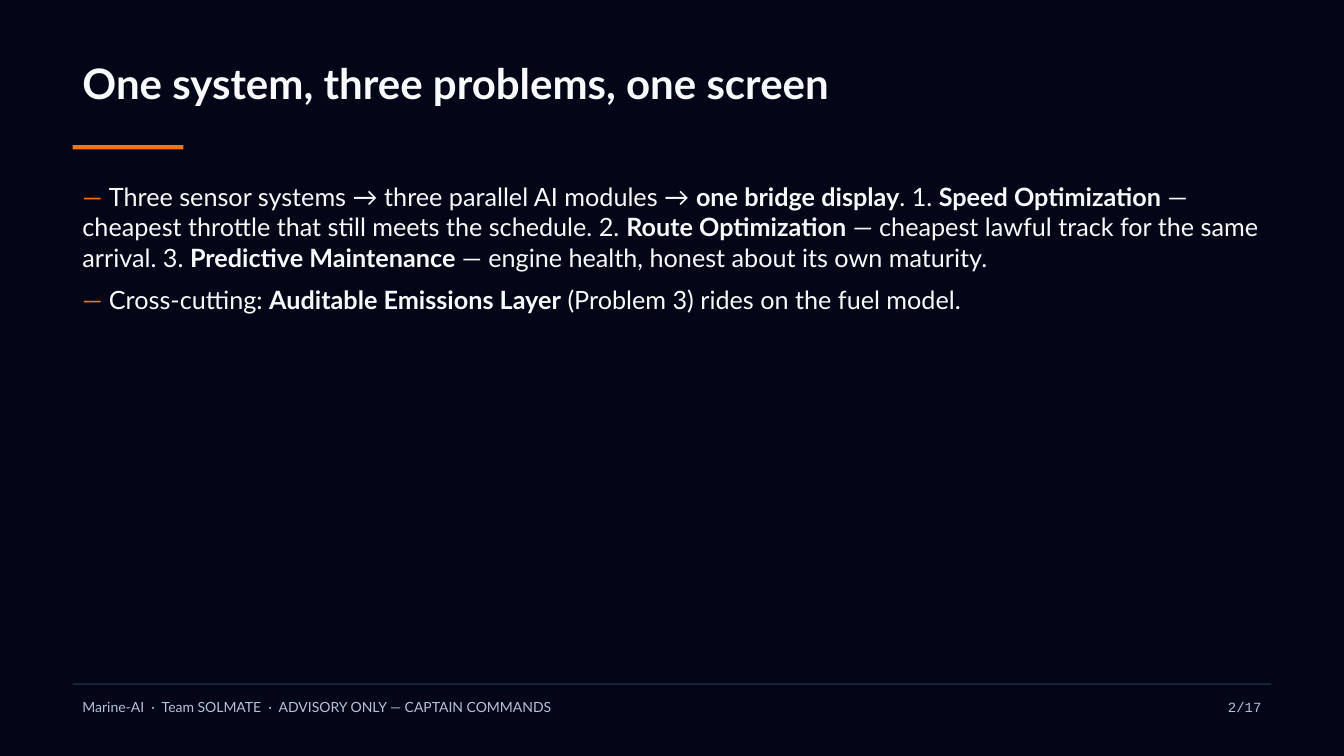
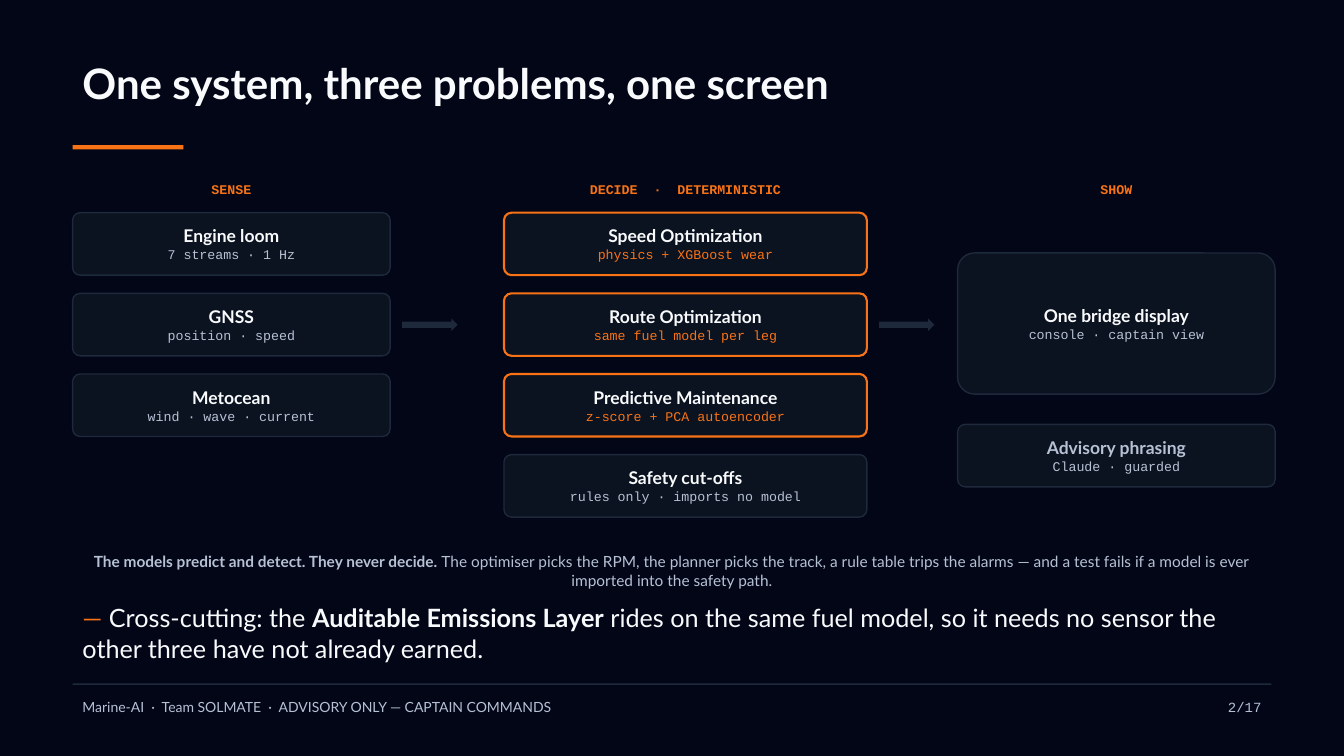
Before and after one commit to JustineSalinas/AIHackathon2026_SOLMATE_MARINE-AI, a slide deck: slide 3 of docs/Marine-AI-Pitch-Deck.pptx. Drawn at 1344x756 pixels with LibreOffice and Linux fonts; fonts in the diff are those of the drawing. Boxes give left, top, right and bottom in pixels: in the first picture for what was removed or moved away, otherwise in the second. Text is boxed around its words. In the diff, an @@ line names an element or a change of style, - is before the commit and + after.

```diff
--- a/docs/Marine-AI-Pitch-Deck.pptx
+++ b/docs/Marine-AI-Pitch-Deck.pptx
@@ text removed at [82,187,1258,314] @@
-— Three sensor systems → three parallel AI modules → one bridge display. 1. Speed Optimization — cheapest throttle that still meets the schedule. 2. Route Optimization — cheapest lawful track for the same arrival. 3. Predictive Maintenance — engine health, honest about its own maturity.
-— Cross-cutting: Auditable Emissions Layer (Problem 3) rides on the fuel model.
@@ text added at [211,185,251,194], 9.5 pt, text #F97316, bold @@
+SENSE
@@ text added at [590,185,781,194], 9.5 pt, text #F97316, bold @@
+DECIDE · DETERMINISTIC
@@ text added at [1100,185,1132,194], 9.5 pt, text #F97316, bold @@
+SHOW
@@ rounded rectangle added at [73,213,390,275], fill #0B1220, outline #1E293B 1 pt, 9.5 pt, text #B6C2D4 @@
+Engine loom
+7 streams · 1 Hz
@@ rounded rectangle added at [504,213,867,275], fill #0B1220, outline #F97316 1.5 pt, 9.5 pt, text #F97316 @@
+Speed Optimization
+physics + XGBoost wear
@@ rounded rectangle added at [958,253,1275,394], fill #0B1220, outline #1E293B 1 pt, 9.5 pt, text #B6C2D4 @@
+One bridge display
+console · captain view
@@ rounded rectangle added at [73,293,390,356], fill #0B1220, outline #1E293B 1 pt, 9.5 pt, text #B6C2D4 @@
+GNSS
+position · speed
@@ rounded rectangle added at [504,293,867,356], fill #0B1220, outline #F97316 1.5 pt, 9.5 pt, text #F97316 @@
+Route Optimization
+same fuel model per leg
@@ right arrow added at [402,319,458,331], fill #1E293B @@
@@ right arrow added at [879,319,935,331], fill #1E293B @@
@@ rounded rectangle added at [73,374,390,437], fill #0B1220, outline #1E293B 1 pt, 9.5 pt, text #B6C2D4 @@
+Metocean
+wind · wave · current
@@ rounded rectangle added at [504,374,867,437], fill #0B1220, outline #F97316 1.5 pt, 9.5 pt, text #F97316 @@
+Predictive Maintenance
+z-score + PCA autoencoder
@@ rounded rectangle added at [958,424,1275,487], fill #0B1220, outline #1E293B 1 pt, 12.5 pt, text #B6C2D4, bold @@
+Advisory phrasing
+Claude · guarded
@@ rounded rectangle added at [504,455,867,517], fill #0B1220, outline #1E293B 1 pt, 9.5 pt, text #B6C2D4 @@
+Safety cut-offs
+rules only · imports no model
@@ text added at [94,555,1250,589], 11 pt, text #B6C2D4 @@
+The models predict and detect. They never decide. The optimiser picks the RPM, the planner picks the track, a rule table trips the alarms — and a test fails if a model is ever imported into the safety path.
@@ text added at [82,608,1215,662], 18 pt, text #F8FAFC @@
+— Cross-cutting: the Auditable Emissions Layer rides on the same fuel model, so it needs no sensor the other three have not already earned.
```
Also in this commit, not shown: 1 other slide changed, 2 other files.
